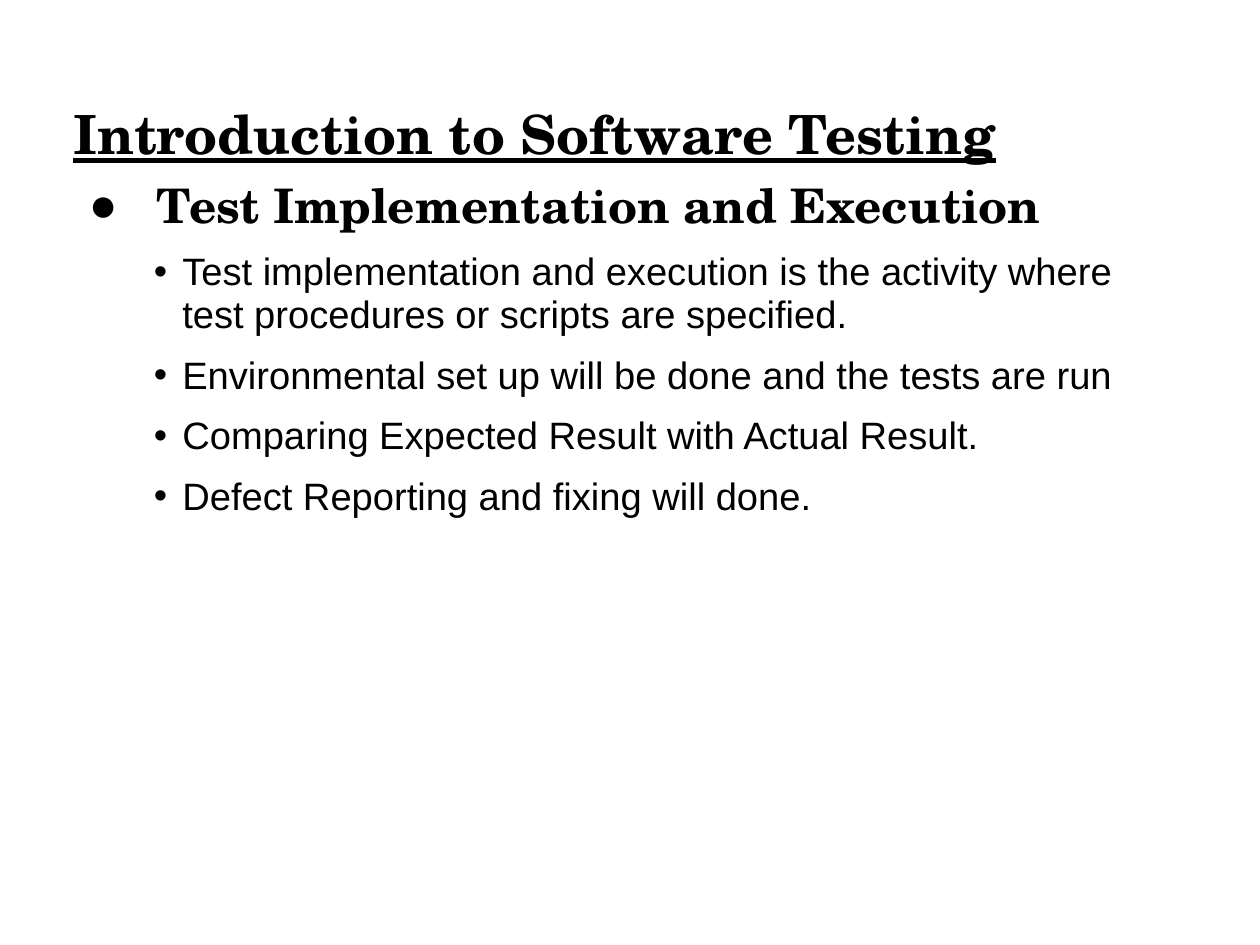
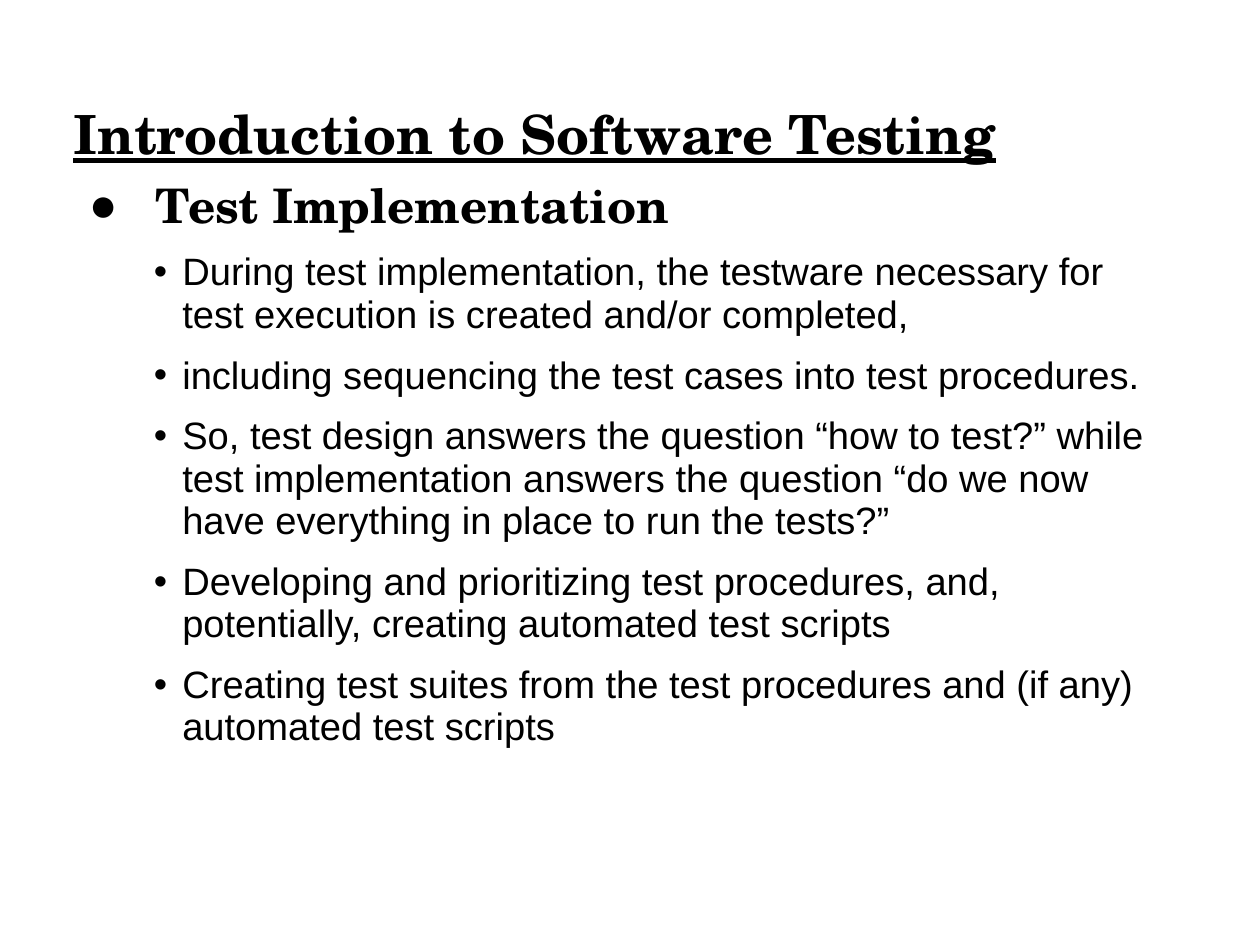
Before and after one commit to vprem99/Framework, a slide deck: slide 35 of Module1.ppt (slide 26 before the commit). Drawn at 1260x945 pixels with LibreOffice and Linux fonts; fonts in the diff are those of the drawing. Boxes give left, top, right and bottom in pixels: in the first picture for what was removed or moved away, otherwise in the second. Text is boxed around its words. In the diff, an @@ line names an element or a change of style, - is before the commit and + after.

```diff
--- a/Module1.ppt
+++ b/Module1.ppt
@@ text at (156,188,1144,748): text changed @@
-  ● Test Implementation and Execution
-    • Test implementation and execution is the activity where test procedures or scripts are specified.
-    • Environmental set up will be done and the tests are run
-    • Comparing Expected Result with Actual Result.
-    • Defect Reporting and fixing will done.
+  ● Test Implementation
+    • During test implementation, the testware necessary for test execution is created and/or completed,
+    • including sequencing the test cases into test procedures.
+    • So, test design answers the question “how to test?” while test implementation answers the question “do we now have everything in place to run the tests?”
+    • Developing and prioritizing test procedures, and, potentially, creating automated test scripts
+    • Creating test suites from the test procedures and (if any) automated test scripts
```
Also in this commit, not shown: 31 other slides changed, 14 slides added.
